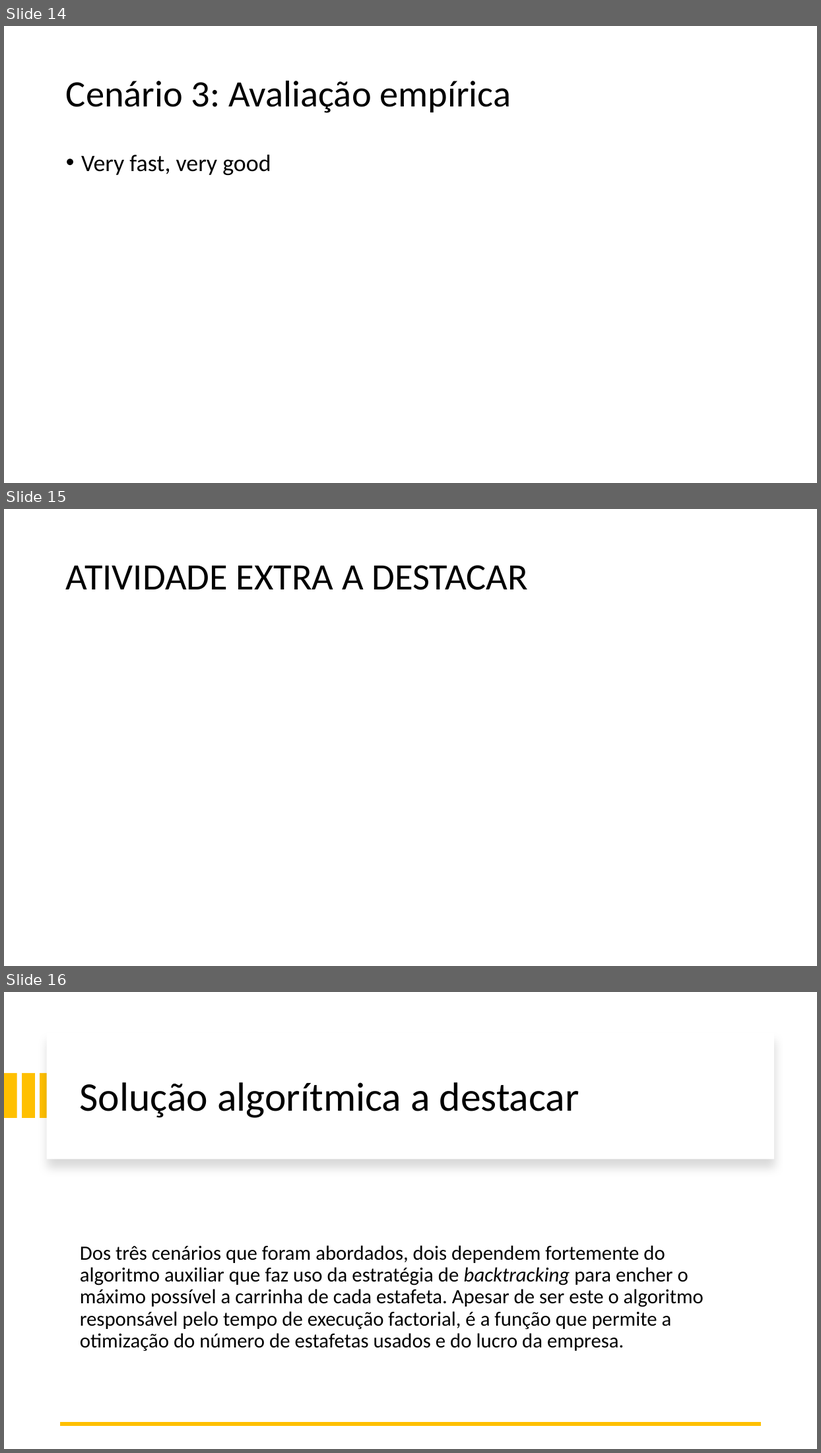
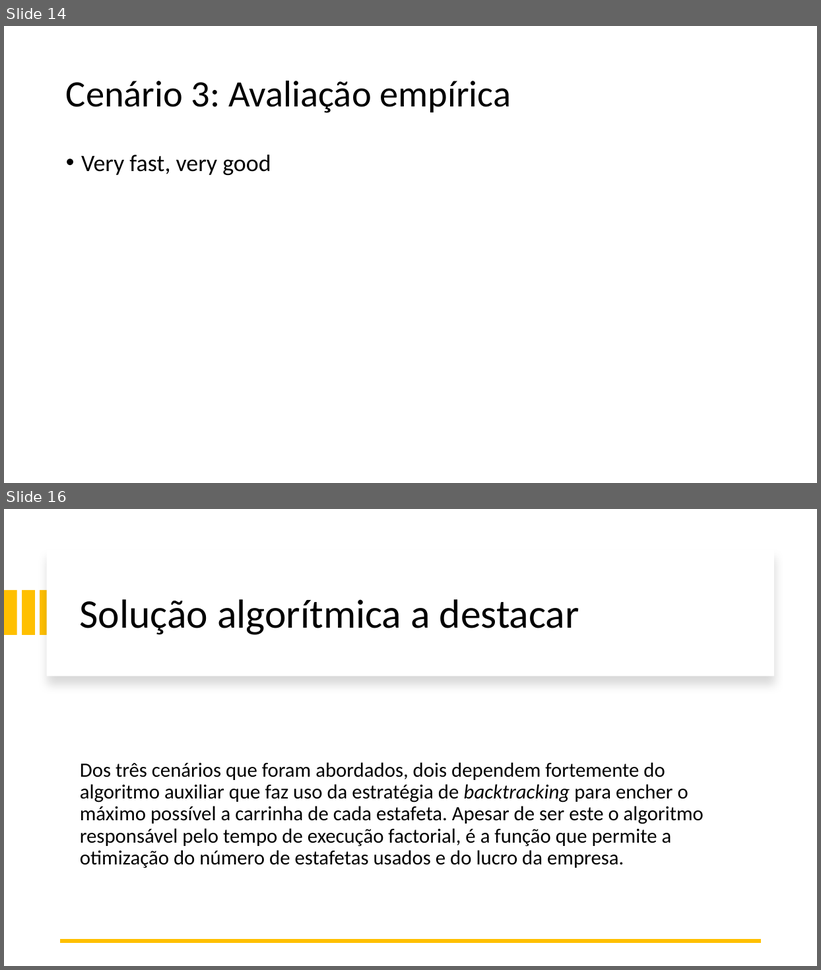
Before and after one commit to afs202005277/UrbanLogisticsOptimizer, a slide deck: Apresentacao.pptx. Shown one above the other, each under a label of ours: slides 14, 15 and 16 before the commit, slides 14 and 16 after it; the slides between them are not shown. The pictures are 821x1453 and 821x970 pixels, drawn with LibreOffice and Linux fonts; fonts in the diff are those of the drawing. Boxes give left, top, right and bottom in pixels: in the first picture for what was removed or moved away, otherwise in the second. Text is boxed around its words. In the diff, an @@ line names an element or a change of style, - is before the commit and + after.

```diff
--- a/Apresentacao.pptx
+++ b/Apresentacao.pptx
@@ slide 15 removed at (4, 509, 817, 966), background #FFFFFF @@
@@ title removed at (66, 565, 528, 590) @@
-ATIVIDADE EXTRA A DESTACAR
```
Also in this commit, not shown: 2 slides changed, 1 slide added, 13 other files.
